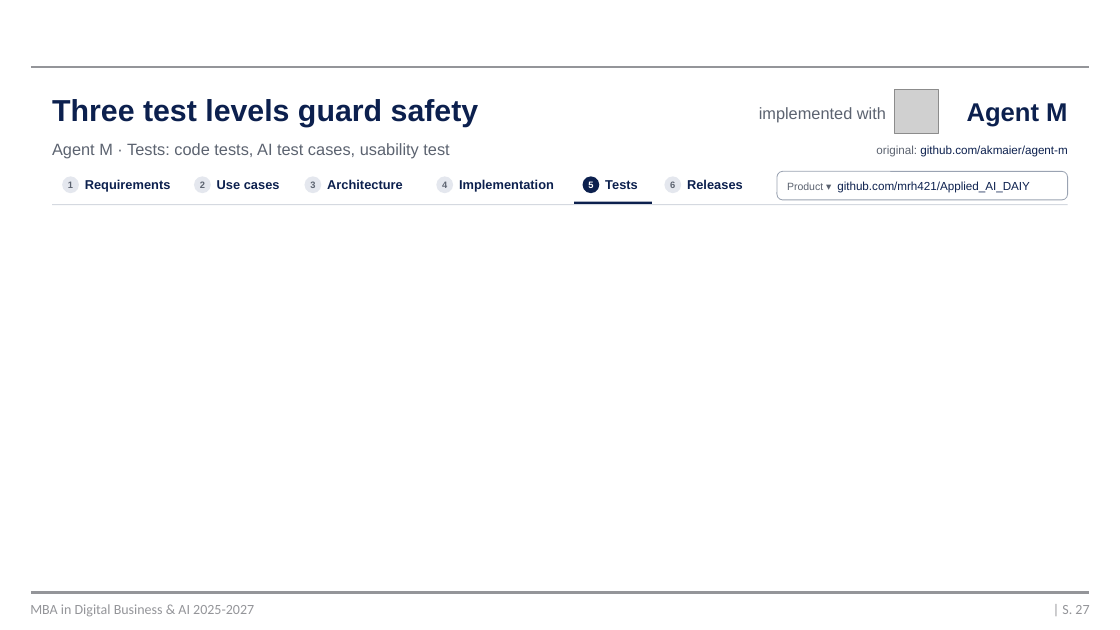
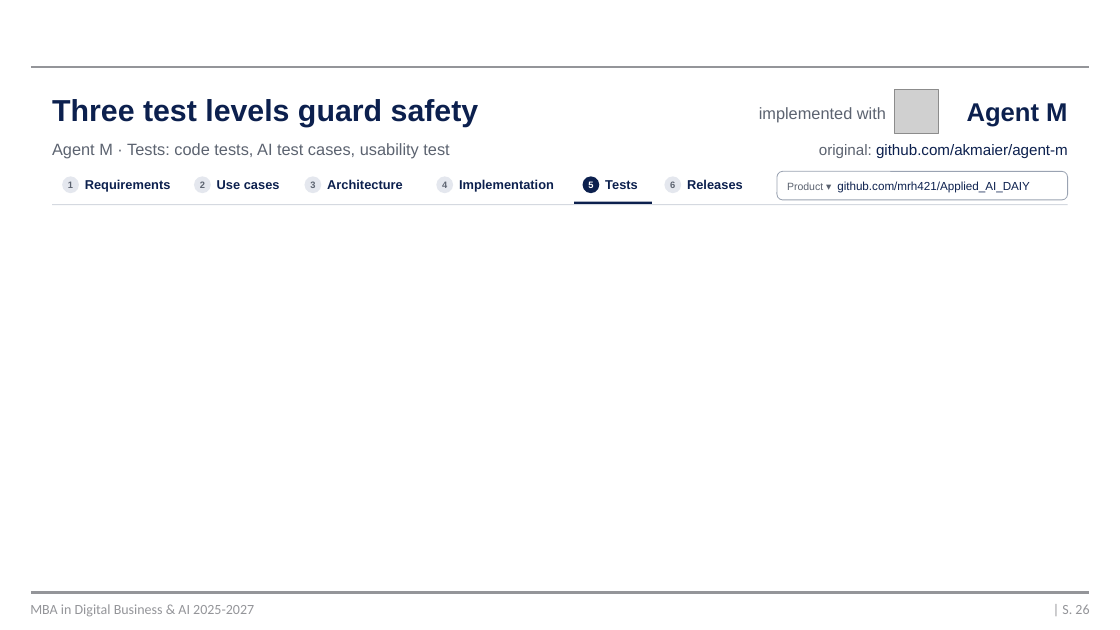
Before and after one commit to mrh421/Applied_AI_DAIY, a slide deck: slide 26 of presentation/DAIY_pre-presentation_v5.pptx (slide 27 before the commit). Drawn at 1120x630 pixels with LibreOffice and Linux fonts; fonts in the diff are those of the drawing; grey boxes stand for pictures; background and template pictures are left out. Boxes give left, top, right and bottom in pixels: in the first picture for what was removed or moved away, otherwise in the second. Text is boxed around its words. In the diff, an @@ line names an element or a change of style, - is before the commit and + after.

```diff
--- a/presentation/DAIY_pre-presentation_v5.pptx
+++ b/presentation/DAIY_pre-presentation_v5.pptx
@@ text "original: github.com/akmaier/agent-m" at bbox=[819, 144, 1068, 158]: size 10 to 13 pt @@
@@ page number at bbox=[1062, 604, 1089, 614]: text changed @@
-| S. 27
+| S. 26
```
Also in this commit, not shown: 4 other slides changed, 2 slides removed, 1 other file.
